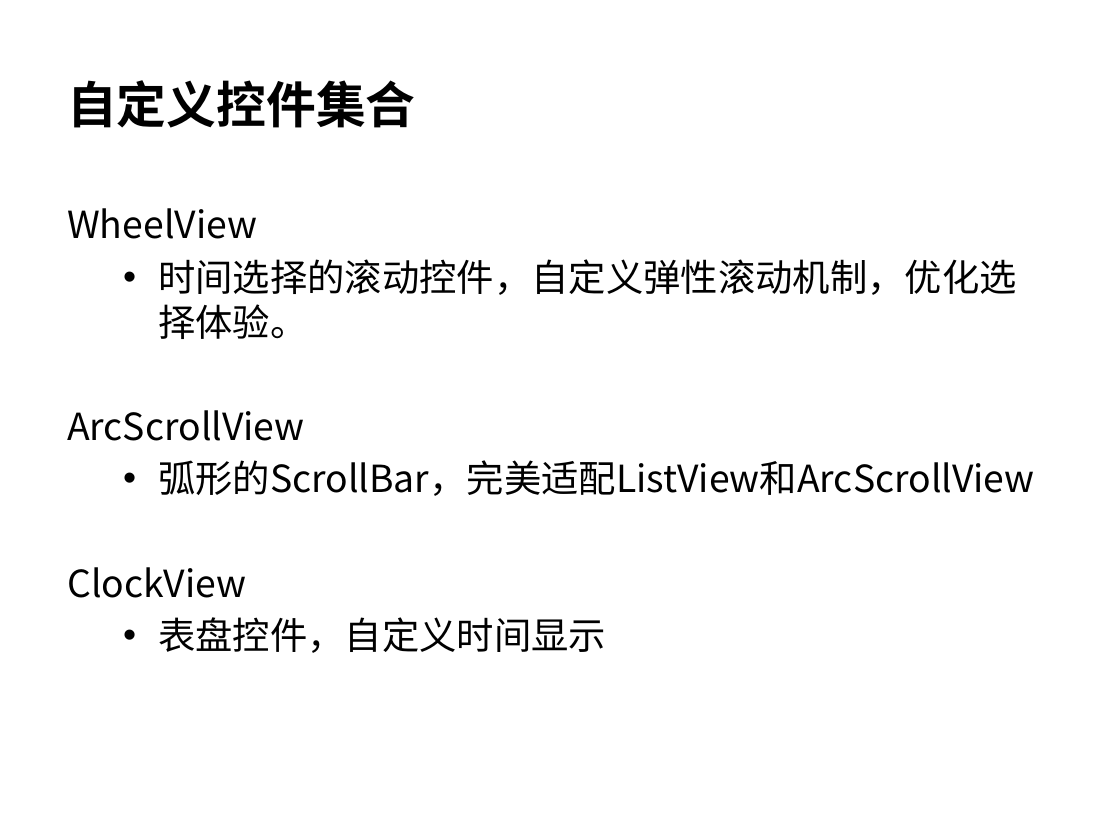
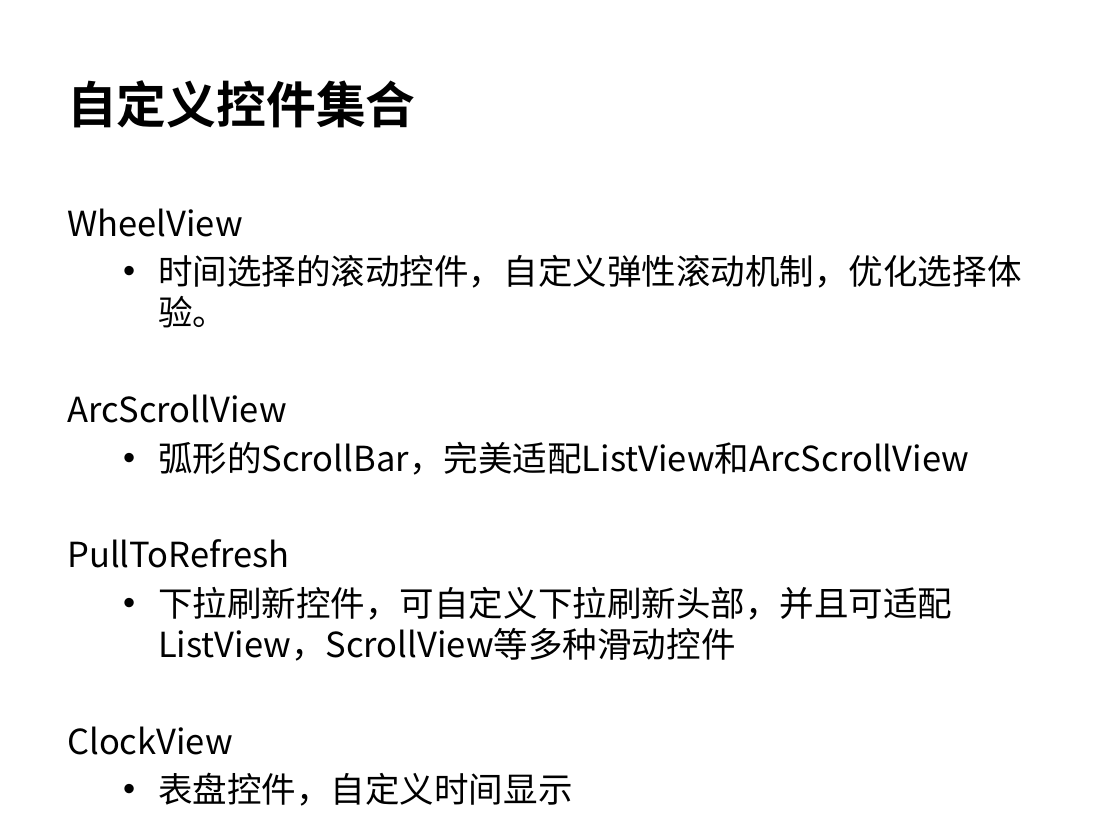
Before and after one commit to wangzhengyi/WangZhengyi, a slide deck: slide 12 of promote/2016-promote-p6.pptx (slide 7 before the commit). Drawn at 1120x840 pixels with LibreOffice and Linux fonts; fonts in the diff are those of the drawing. Boxes give left, top, right and bottom in pixels: in the first picture for what was removed or moved away, otherwise in the second. Text is boxed around its words. In the diff, an @@ line names an element or a change of style, - is before the commit and + after.

Commit message:
优化ppt

```diff
--- a/promote/2016-promote-p6.pptx
+++ b/promote/2016-promote-p6.pptx
@@ text at bbox=[67, 208, 1021, 806]: size 24 to 22.2 pt in "WheelView", "时间选择的滚动控件，自定义弹性滚动机制，优化选择体验。", "ArcScrollView", "弧形的ScrollBar，完美适配ListView和ArcScrollView" and 2 more places @@
@@ text at bbox=[67, 539, 952, 661]: paragraphs added @@
+PullToRefresh
+  • 下拉刷新控件，可自定义下拉刷新头部，并且可适配ListView，ScrollView等多种滑动控件
```
Also in this commit, not shown: 9 other slides changed.
